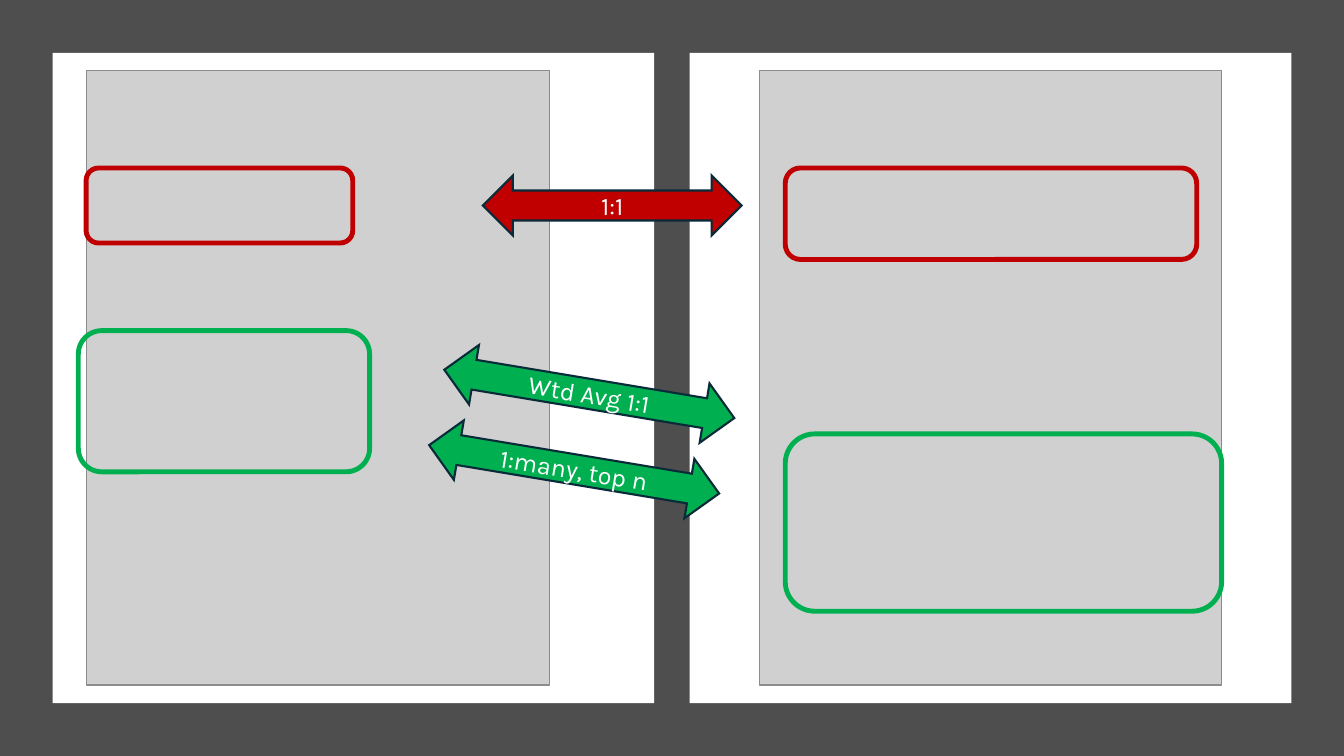
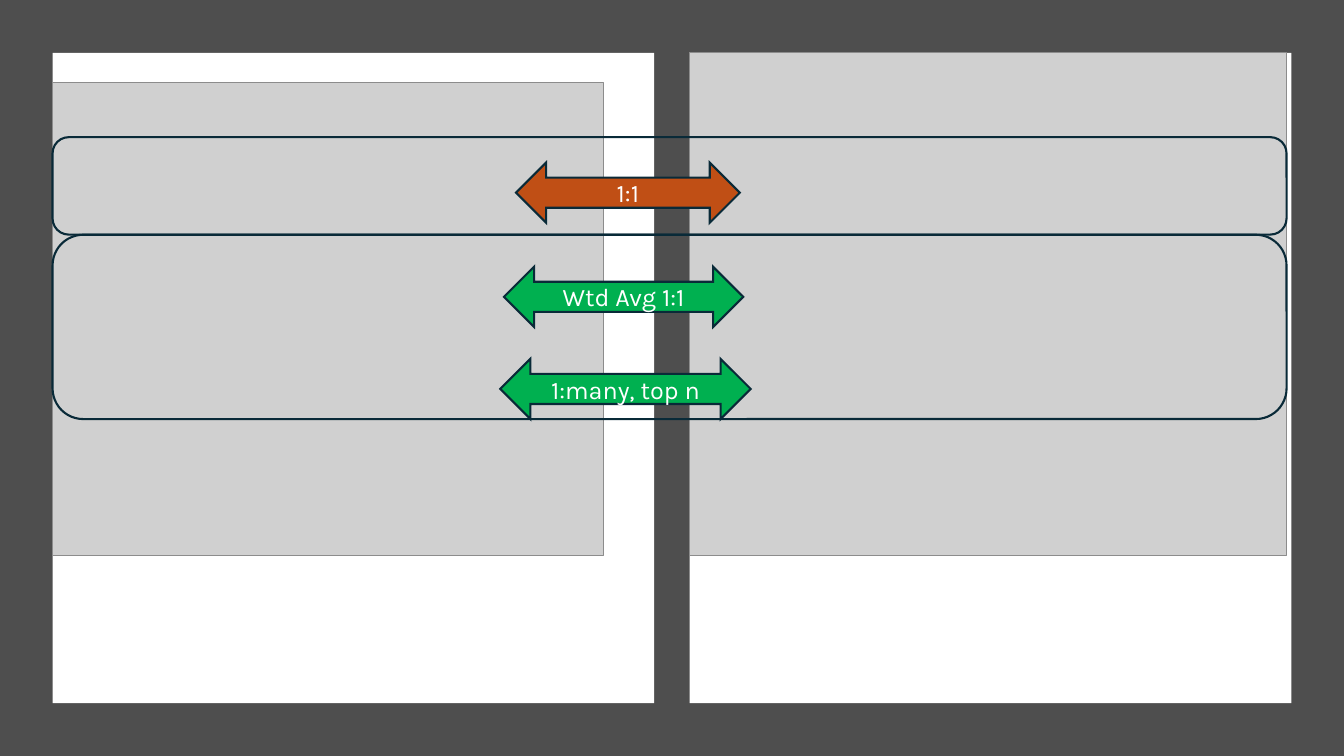
Before and after one commit to deloresmincarelli/Portfolio, a slide deck: slide 2 of peopleLikeMe/Presentation1.pptx. Drawn at 1344x756 pixels with LibreOffice and Linux fonts; fonts in the diff are those of the drawing; grey boxes stand for pictures. Boxes give left, top, right and bottom in pixels: in the first picture for what was removed or moved away, otherwise in the second. Text is boxed around its words. In the diff, an @@ line names an element or a change of style, - is before the commit and + after.

```diff
--- a/peopleLikeMe/Presentation1.pptx
+++ b/peopleLikeMe/Presentation1.pptx
@@ picture resized from (x1=759, y1=71, x2=1221, y2=685) to (x1=690, y1=53, x2=1287, y2=556) @@
@@ picture resized from (x1=86, y1=71, x2=549, y2=685) to (x1=52, y1=82, x2=603, y2=555) @@
@@ rounded rectangle added at (x1=52, y1=137, x2=1287, y2=235), outline #092A39 1.5 pt @@
@@ rounded rectangle removed at (x1=86, y1=168, x2=353, y2=243) @@
@@ left right arrow "1:1" resized from (x1=483, y1=175, x2=742, y2=236) to (x1=516, y1=162, x2=740, y2=223) @@
@@ left right arrow "1:1" at (x1=516, y1=162, x2=740, y2=223): fill #C00000 to #C04F15 @@
@@ rounded rectangle removed at (x1=785, y1=168, x2=1197, y2=260) @@
@@ rounded rectangle added at (x1=52, y1=235, x2=1287, y2=419), outline #092A39 1.5 pt @@
@@ left right arrow "Wtd Avg 1:1" at (x1=504, y1=267, x2=743, y2=328): rotation 9 to 0 degrees @@
@@ rounded rectangle removed at (x1=79, y1=331, x2=370, y2=472) @@
@@ left right arrow "1:many, top n" at (x1=500, y1=359, x2=750, y2=419): rotation 9 to 0 degrees @@
@@ rounded rectangle removed at (x1=785, y1=434, x2=1222, y2=611) @@
```
Also in this commit, not shown: 5 other files.
